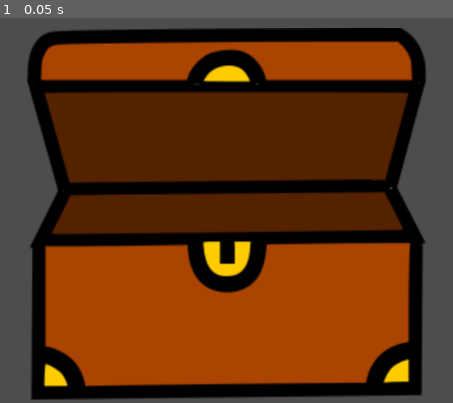
Above: before the commit, frame 1.
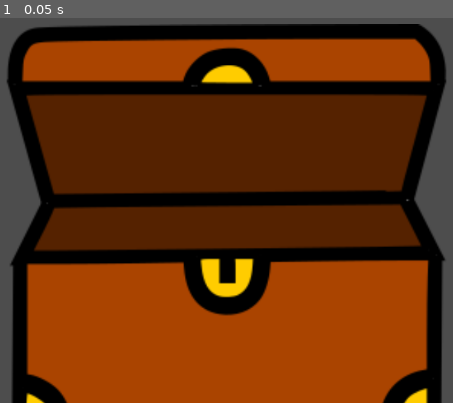
Above: after the commit, the same moment.

Repository: nicopattersonprudencio/gambling_demons
Game: Godot game, scene res://scenes/cofre.tscn
The game is run twice, just before and just after one commit, with the same random seed, the same clock (stepped at 60 frames per second) and the same inputs. The project has no main scene, so this scene is started directly.
Inputs:
- Up to frame 1 (0.05 s): no input

The runs differ from the first frame. In frame 1, 34% of the frame differs, in the area x 1-99%, y 1-100%.

Commit message:
escena item_cofre creada

Diff:
--- a/scenes/cofre.tscn
+++ b/scenes/cofre.tscn
@@ -18,8 +18,8 @@
 [node name="Camera2D" type="Camera2D" parent="."]
 
 [node name="cofre" type="Sprite2D" parent="."]
-position = Vector2(0, 51)
-scale = Vector2(2, 2)
+position = Vector2(0, 72)
+scale = Vector2(2.2, 2.2)
 texture = ExtResource("1_cdi0l")
 
 [node name="Inventario" type="Sprite2D" parent="."]
--- /dev/null
+++ b/scenes/item_cofre.tscn
@@ -0,0 +1,48 @@
+[gd_scene load_steps=6 format=3 uid="uid://bof2xpia2q4p7"]
+
+[ext_resource type="Shader" uid="uid://c1wk4m3axp30c" path="res://shaders/items.gdshader" id="1_smuty"]
+[ext_resource type="Texture2D" uid="uid://do8jpylfblbwa" path="res://sprites/candado.png" id="2_yq1yi"]
+
+[sub_resource type="ShaderMaterial" id="ShaderMaterial_lxy0s"]
+shader = ExtResource("1_smuty")
+shader_parameter/glow_strength = 0.0
+shader_parameter/glow_color = Color(1, 1, 0.5, 1)
+
+[sub_resource type="RectangleShape2D" id="RectangleShape2D_bqv46"]
+size = Vector2(66, 92)
+
+[sub_resource type="StyleBoxFlat" id="StyleBoxFlat_repfr"]
+bg_color = Color(1, 1, 1, 1)
+corner_radius_top_left = 16
+corner_radius_top_right = 16
+corner_radius_bottom_right = 16
+corner_radius_bottom_left = 16
+expand_margin_left = 5.0
+expand_margin_top = 5.0
+expand_margin_right = 5.0
+expand_margin_bottom = 5.0
+anti_aliasing_size = 10.0
+
+[node name="Node2D" type="Area2D"]
+
+[node name="Sprite2D" type="Sprite2D" parent="."]
+material = SubResource("ShaderMaterial_lxy0s")
+position = Vector2(0, -4.42025)
+scale = Vector2(0.3, 0.30159)
+texture = ExtResource("2_yq1yi")
+
+[node name="CollisionShape2D" type="CollisionShape2D" parent="."]
+position = Vector2(0, -4)
+shape = SubResource("RectangleShape2D_bqv46")
+
+[node name="Label" type="Label" parent="."]
+visible = false
+offset_left = -118.0
+offset_top = 58.0
+offset_right = 118.0
+offset_bottom = 144.0
+theme_override_colors/font_color = Color(0, 0, 0, 1)
+theme_override_font_sizes/font_size = 25
+theme_override_styles/normal = SubResource("StyleBoxFlat_repfr")
+text = "Cambia una casilla
+aleatoria al rojo."
